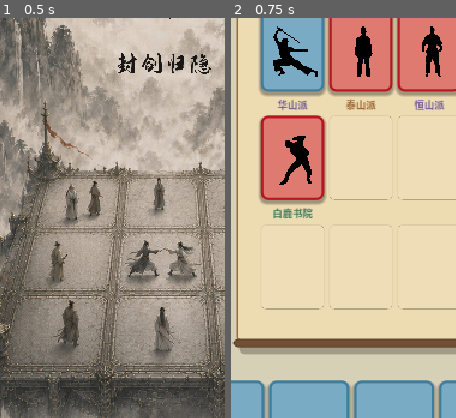
Above: before the commit, frames 1-2 (left to right).
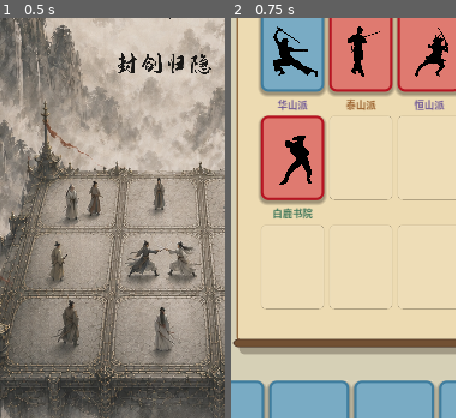
Above: after the commit, the same moments.

Repository: YLMstring/WuXiaCard
Game: Godot game, scene res://main.tscn
The game is run twice, just before and just after one commit, with the same random seed, the same clock (stepped at 60 frames per second) and the same inputs.
Inputs (mouse positions are % of the whole screen's width and height, from its top left):
- Up to frame 1 (0.5 s): no input
- Up to frame 2 (0.75 s): click (50, 28) at 0.5 s
The pictures show only the part of the screen within x 14-64%, y 36-86%; the shares and areas given below are measured in that part.

Frame 1 is identical in both runs. In frame 2, 1.2% of the frame differs, in the area x 52-97%, y 2-15%.

Commit message:
Update sect_catalog.gd

Diff:
--- a/scripts/sect_catalog.gd
+++ b/scripts/sect_catalog.gd
@@ -34,7 +34,7 @@
 	&"TaiShanPai": {
 		"id": &"TaiShanPai",
 		"glyph": "泰山派",
-		"picture": "res://pics/LKT010_002.png",
+		"picture": "res://pics/LKT010_553.png",
 		"sect": "泰山",
 		"tier": 5,
 		"weapon": "重剑/术数",
@@ -44,7 +44,7 @@
 	&"HengShanPai": {
 		"id": &"HengShanPai",
 		"glyph": "恒山派",
-		"picture": "res://pics/LKT010_003.png",
+		"picture": "res://pics/LKT010_491.png",
 		"sect": "恒山",
 		"tier": 4,
 		"weapon": "轻剑/剑阵",
